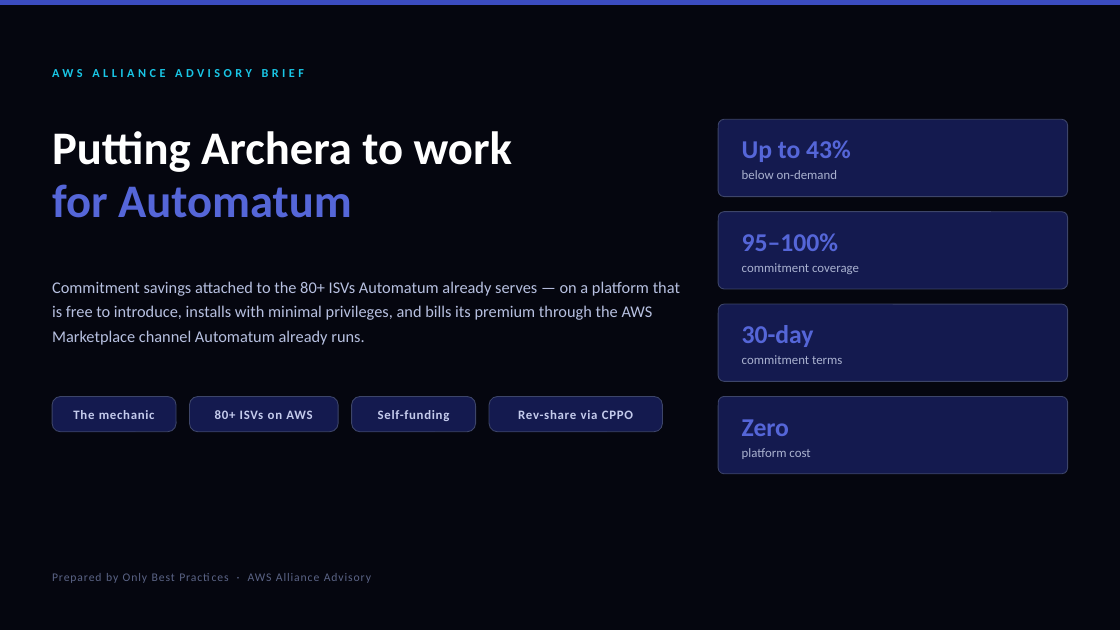
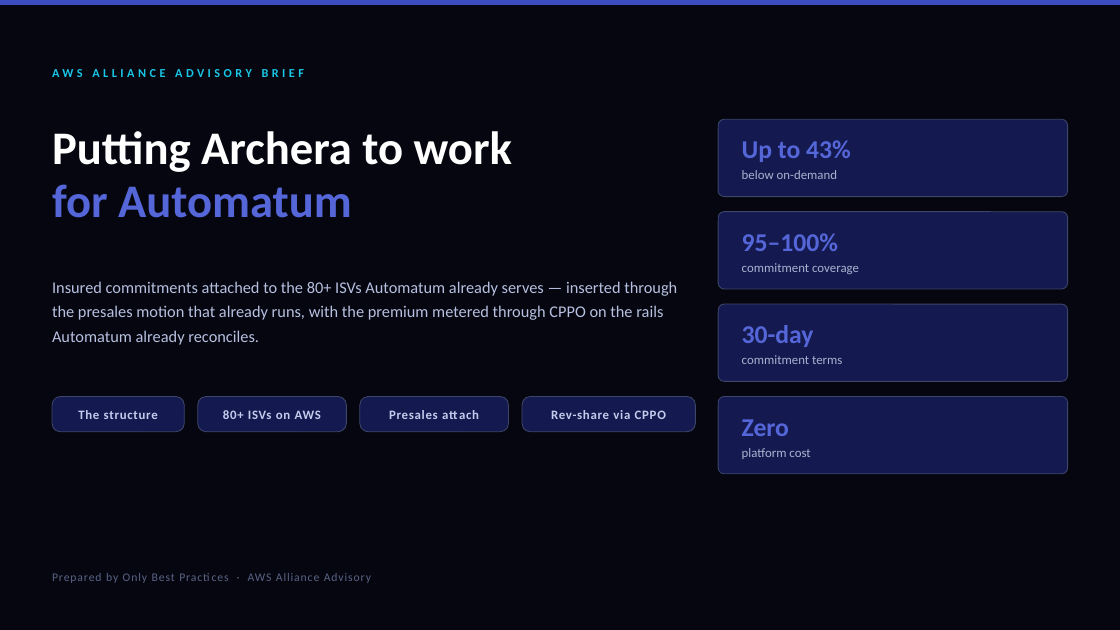
Before and after one commit to KianteEvans/barberbook, a slide deck: slide 1 of decks/Archera-for-Automatum.pptx. Drawn at 1120x630 pixels with LibreOffice and Linux fonts; fonts in the diff are those of the drawing. Boxes give left, top, right and bottom in pixels: in the first picture for what was removed or moved away, otherwise in the second. Text is boxed around its words. In the diff, an @@ line names an element or a change of style, - is before the commit and + after.

```diff
--- a/decks/Archera-for-Automatum.pptx
+++ b/decks/Archera-for-Automatum.pptx
@@ text at box(52, 281, 677, 320): text changed @@
-Commitment savings attached to the 80+ ISVs Automatum already serves — on a platform that is free to introduce, installs with minimal privileges, and bills its premium through the AWS Marketplace channel Automatum already runs.
+Insured commitments attached to the 80+ ISVs Automatum already serves — inserted through the presales motion that already runs, with the premium metered through CPPO on the rails Automatum already reconciles.
@@ rounded rectangle: place and size @@
-rounded rectangle at box(52, 397, 176, 432)
+rounded rectangle at box(52, 397, 184, 432)
@@ text at box(78, 410, 158, 419): text changed @@
-The mechanic
+The structure
@@ text "80+ ISVs on AWS": place and size @@
-text "80+ ISVs on AWS" at box(215, 410, 312, 419)
+text "80+ ISVs on AWS" at box(223, 410, 321, 419)
@@ rounded rectangle: place and size @@
-rounded rectangle at box(190, 397, 339, 432)
+rounded rectangle at box(197, 397, 346, 432)
@@ rounded rectangle: place and size @@
-rounded rectangle at box(352, 397, 476, 432)
+rounded rectangle at box(360, 397, 508, 432)
@@ text at box(389, 410, 438, 419): text changed @@
-Self-funding
+Presales attach
@@ text "Rev-share via CPPO": place and size @@
-text "Rev-share via CPPO" at box(518, 410, 633, 419)
+text "Rev-share via CPPO" at box(551, 410, 666, 419)
@@ rounded rectangle: place and size @@
-rounded rectangle at box(489, 397, 662, 432)
+rounded rectangle at box(522, 397, 695, 432)
```
Also in this commit, not shown: 12 other slides changed, 3 slides added, 3 slides removed, 2 other files.
